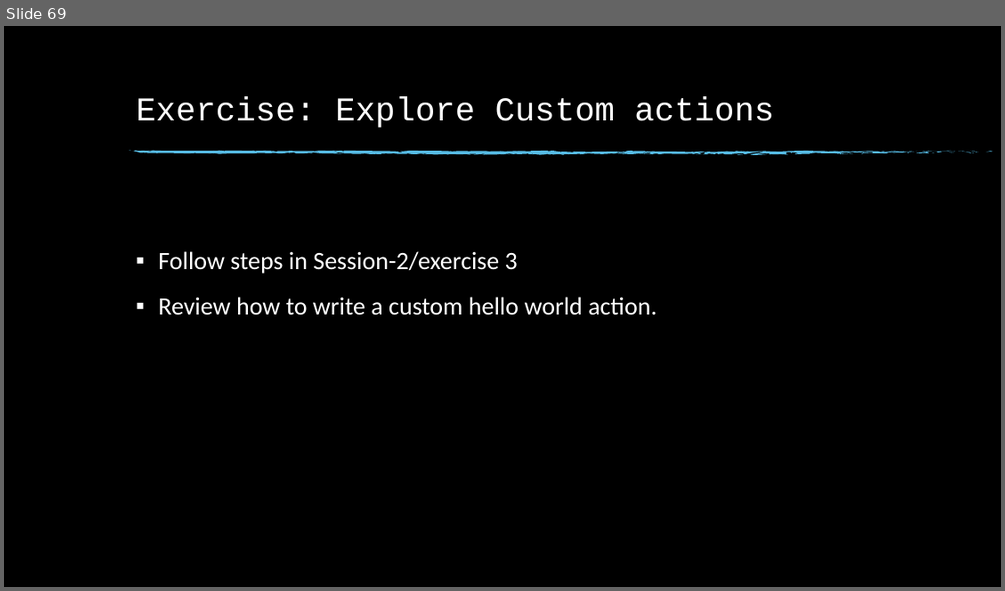
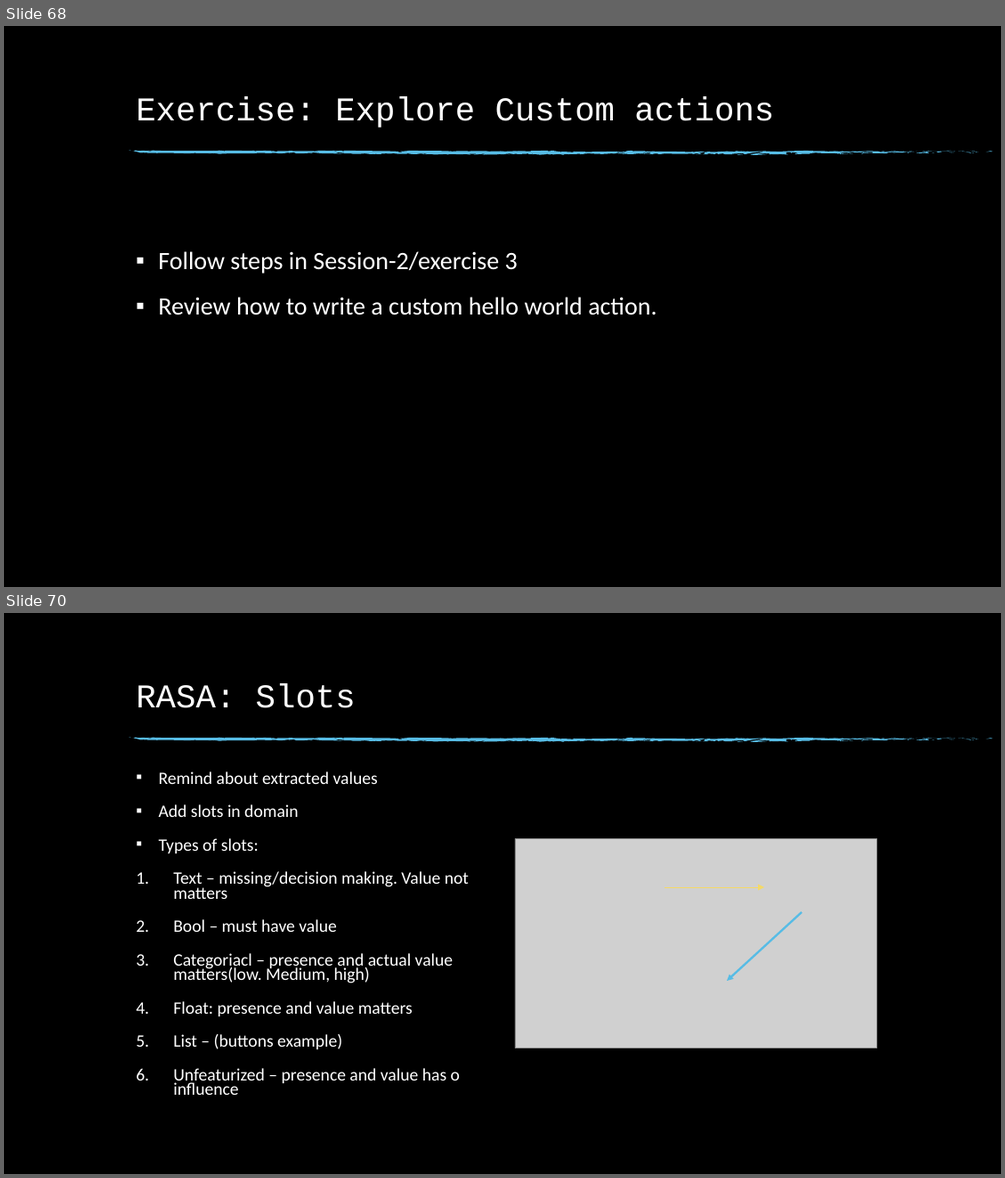
Before and after one commit to dinesh19aug/rasa-workshop, a slide deck: Natural Language Processing Workshop.pptx. Shown one above the other, each under a label of ours: slide 69 before the commit, slides 68 and 70 after it; the slides between them are not shown. The pictures are 1005x591 and 1005x1178 pixels, drawn with LibreOffice and Linux fonts; fonts in the diff are those of the drawing; grey boxes stand for pictures; background and template pictures are left out. Boxes give left, top, right and bottom in pixels: in the first picture for what was removed or moved away, otherwise in the second. Text is boxed around its words. In the diff, an @@ line names an element or a change of style, - is before the commit and + after.

```diff
--- a/Natural Language Processing Workshop.pptx
+++ b/Natural Language Processing Workshop.pptx
@@ slide 70 added at box(4, 613, 1001, 1174), background picture (left out); not listed: 74 template elements that a slide beside it also shows @@
@@ title added at box(136, 684, 356, 708), 32 pt, text #FFFFFF @@
+RASA: Slots
@@ text added at box(159, 771, 469, 1094), 16.8 pt, text #FFFFFF @@
+▪ Remind about extracted values
+▪ Add slots in domain
+▪ Types of slots:
+1. Text – missing/decision making. Value not matters
+2. Bool – must have value
+3. Categoriacl – presence and actual value matters(low. Medium, high)
+4. Float: presence and value matters
+5. List – (buttons example)
+6. Unfeaturized – presence and value has o influence
@@ picture added at box(515, 839, 876, 1048) @@
@@ arrow added from (664, 887) to (764, 887), #F4D968 0.5 pt @@
@@ arrow added from (801, 912) to (727, 981), #57BCE5 2 pt @@
@@ what was slide 69 is now slide 68 @@
```
Also in this commit, not shown: 2 other slides added, 1 slide removed, 30 other files.
